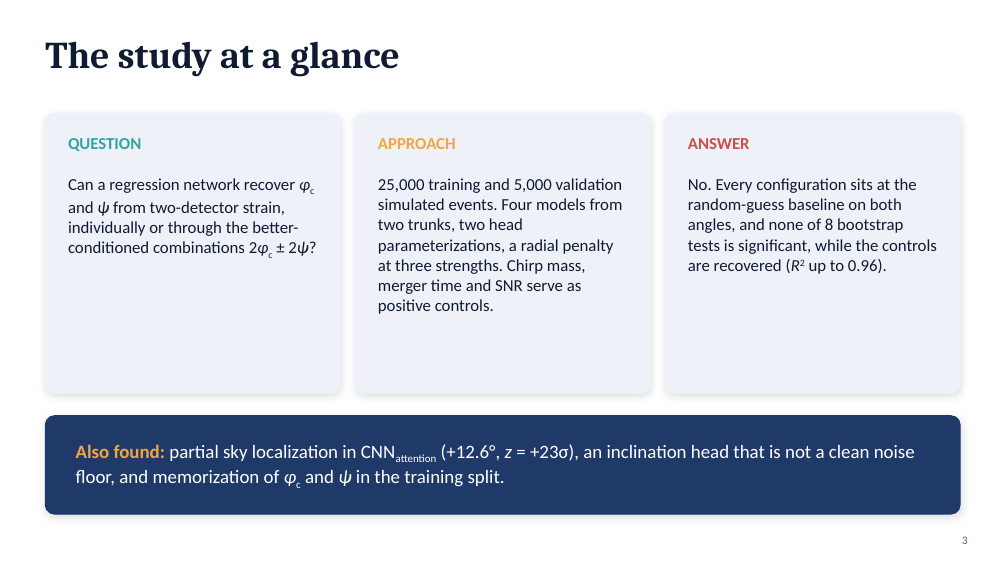
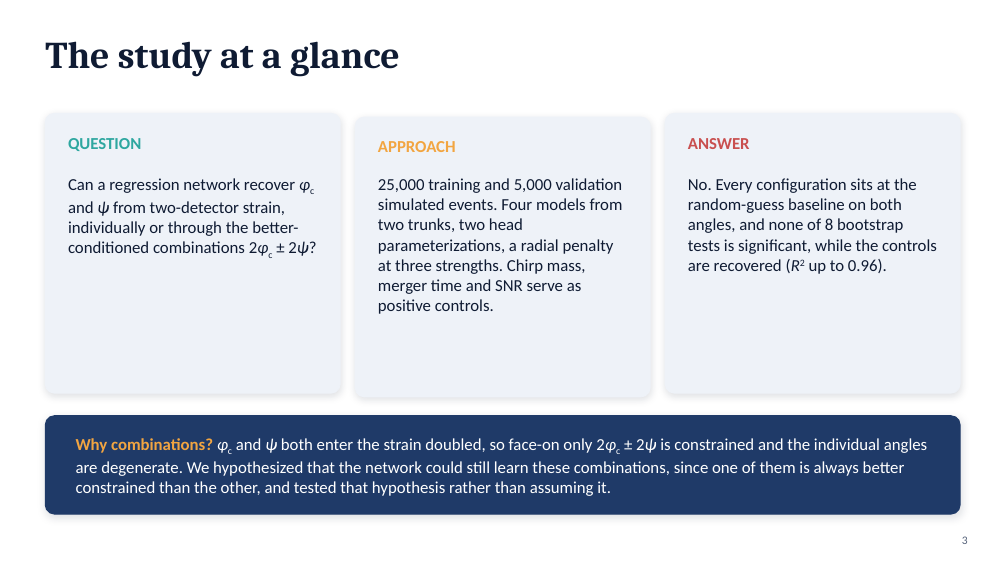
Before and after one commit to syedalimohsinbukhari/ml_practice_v2, a slide deck: slide 3 of experiments/phic_psi_poc-redo/phic_psi_presentation.pptx. Drawn at 1008x567 pixels with LibreOffice and Linux fonts; fonts in the diff are those of the drawing. Boxes give left, top, right and bottom in pixels: in the first picture for what was removed or moved away, otherwise in the second. Text is boxed around its words. In the diff, an @@ line names an element or a change of style, - is before the commit and + after.

```diff
--- a/experiments/phic_psi_poc-redo/phic_psi_presentation.pptx
+++ b/experiments/phic_psi_poc-redo/phic_psi_presentation.pptx
@@ rounded rectangle moved from (x1=355, y1=113, x2=650, y2=393) to (x1=355, y1=117, x2=650, y2=397) @@
@@ text at (x1=76, y1=438, x2=927, y2=496): text changed; size 18 to 16 pt @@
-Also found: partial sky localization in CNNattention (+12.6°, z = +23σ), an inclination head that is not a clean noise floor, and memorization of φc and ψ in the training split.
+Why combinations? φc and ψ both enter the strain doubled, so face-on only 2φc ± 2ψ is constrained and the individual angles are degenerate. We hypothesized that the network could still learn these combinations, since one of them is always better constrained than the other, and tested that hypothesis rather than assuming it.
```
Also in this commit, not shown: 11 other slides changed, 1 slide added, 3 other files.
